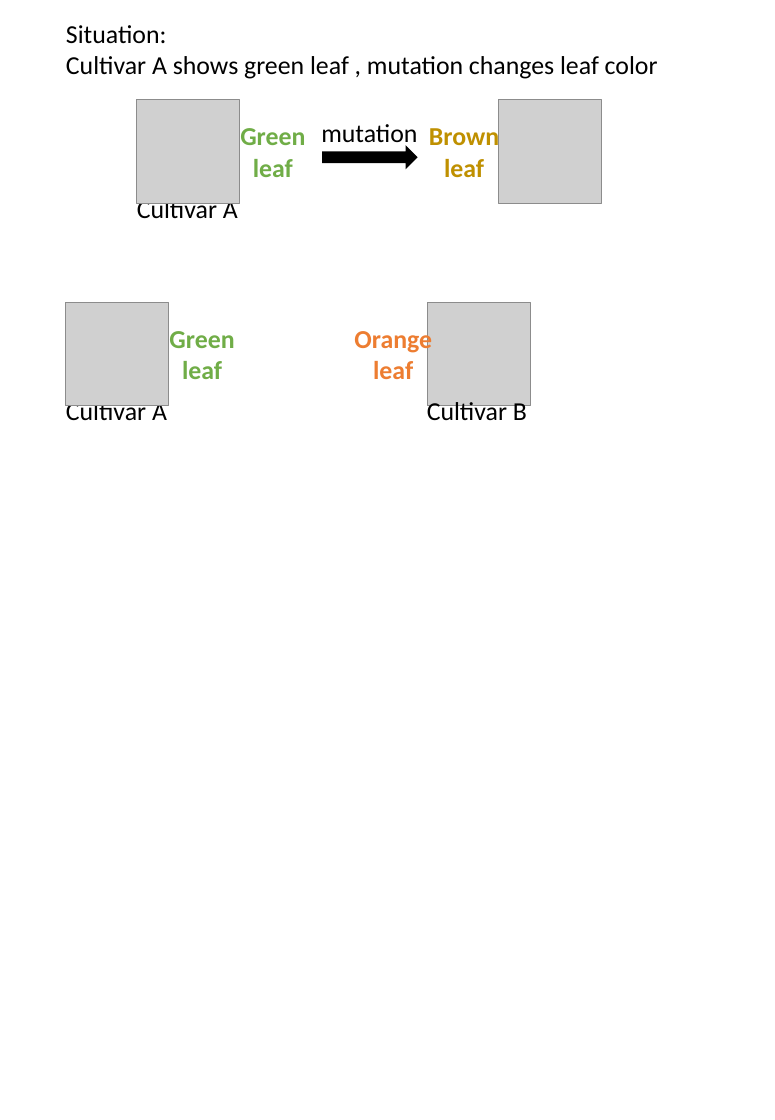
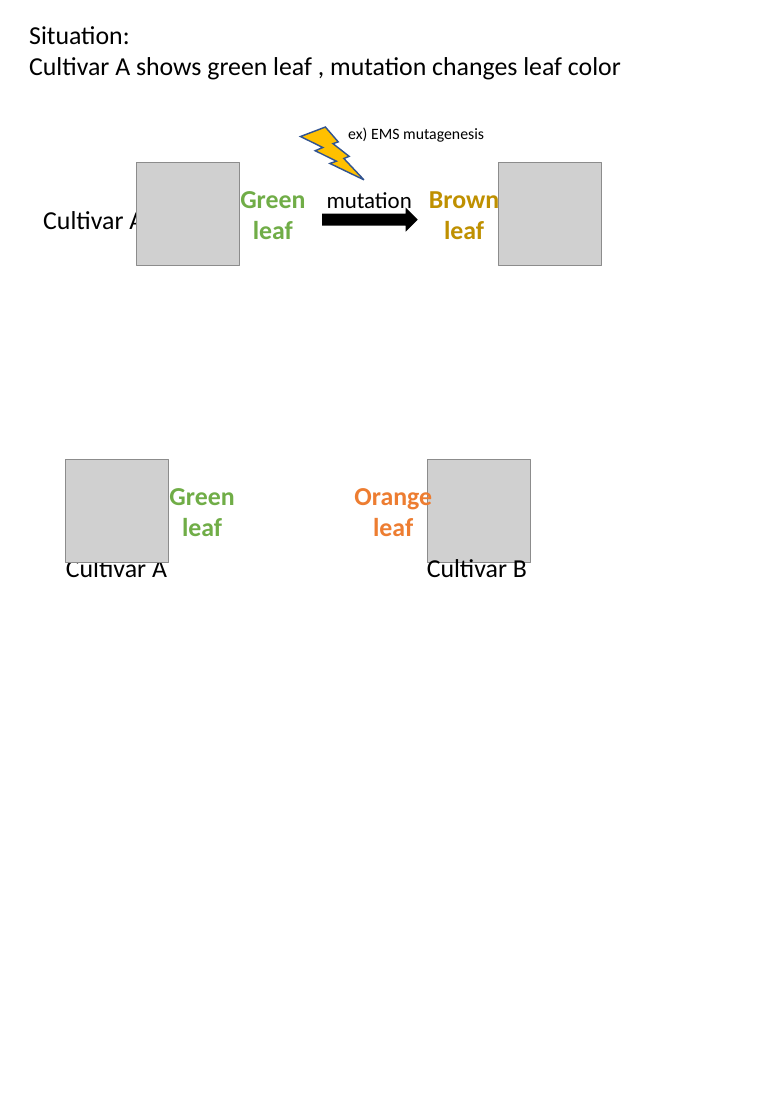
Before and after one commit to slt666666/FAO_lecture, a slide deck: slide 2 of FAO_2024/mutmapqtlseq.pptx. Drawn at 775x1120 pixels with LibreOffice and Linux fonts; fonts in the diff are those of the drawing; grey boxes stand for pictures. Boxes give left, top, right and bottom in pixels: in the first picture for what was removed or moved away, otherwise in the second. Text is boxed around its words. In the diff, an @@ line names an element or a change of style, - is before the commit and + after.

```diff
--- a/FAO_2024/mutmapqtlseq.pptx
+++ b/FAO_2024/mutmapqtlseq.pptx
@@ text "Situation:": place and size @@
-text "Situation:" at <box>66,25,658,79</box>
+text "Situation:" at <box>29,26,621,80</box>
@@ lightning bolt added at <box>301,127,364,180</box>, fill #FFC000, outline #325491 1 pt @@
@@ text added at <box>348,127,484,142</box>, 11 pt, text #000000 @@
+ex) EMS mutagenesis
@@ text "Green leaf": place and size @@
-text "Green leaf" at <box>240,128,305,177</box>
+text "Green leaf" at <box>240,191,305,239</box>
@@ text "Brown leaf": place and size @@
-text "Brown leaf" at <box>429,124,499,178</box>
+text "Brown leaf" at <box>429,187,499,240</box>
@@ text "Cultivar A" rewrapped from <box>137,203,238,218</box> to <box>43,208,144,236</box> @@
@@ text "mutation": place and size @@
-text "mutation" at <box>321,124,417,148</box>
+text "mutation" at <box>327,192,412,214</box>
@@ text "mutation" at <box>327,192,412,214</box>: size 18 to 16 pt @@
@@ 2 pictures, 1 right arrow: place and size @@
-2 pictures, 1 right arrow at <box>136,100,601,204</box>
+2 pictures, 1 right arrow at <box>136,162,601,266</box>
@@ picture: place and size @@
-picture at <box>65,302,168,405</box>
+picture at <box>65,460,168,563</box>
@@ picture: place and size @@
-picture at <box>428,302,531,405</box>
+picture at <box>428,460,531,563</box>
@@ 4 texts: place and size @@
-4 texts at <box>66,327,527,427</box>
+4 texts at <box>66,484,527,584</box>
```
Also in this commit, not shown: 1 other file.
